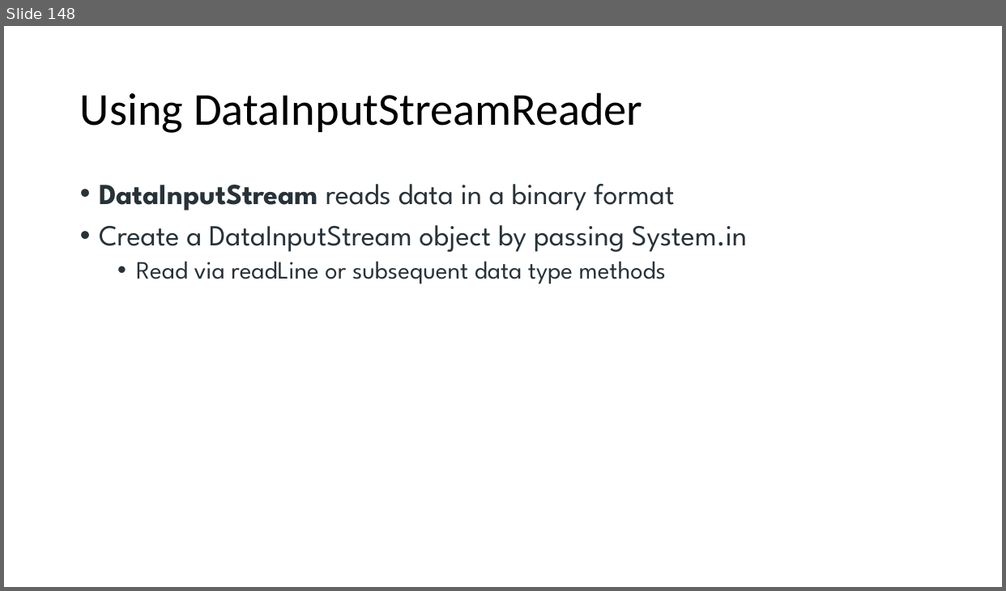
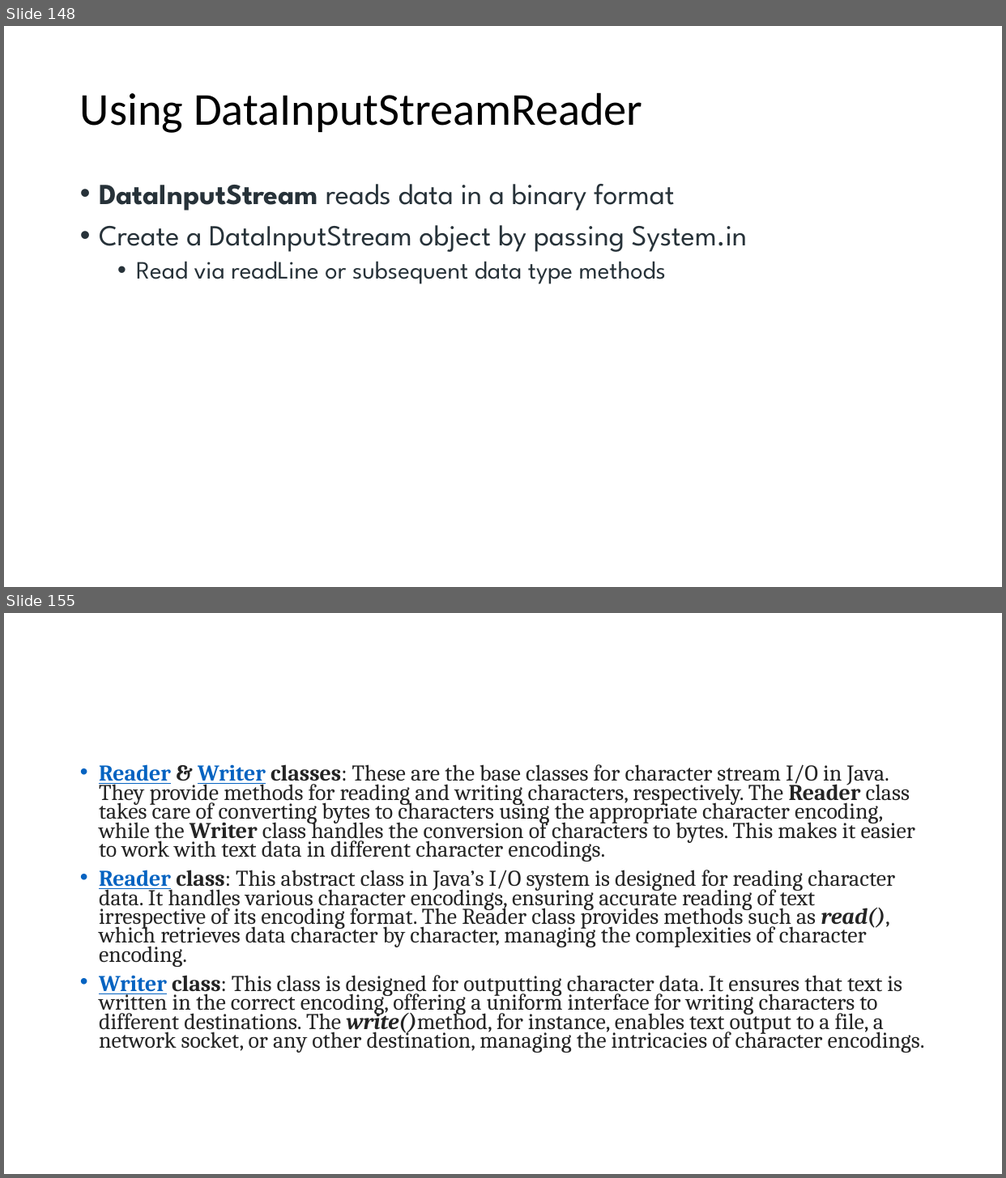
Before and after one commit to maddireddy/Core-Java, a slide deck: Notes/Core_Java.pptx. Shown one above the other, each under a label of ours: slide 148 before the commit, slides 148 and 155 after it; the slides between them are not shown. The pictures are 1006x591 and 1006x1178 pixels, drawn with LibreOffice and Linux fonts; fonts in the diff are those of the drawing. Boxes give left, top, right and bottom in pixels: in the first picture for what was removed or moved away, otherwise in the second. Text is boxed around its words. In the diff, an @@ line names an element or a change of style, - is before the commit and + after.

```diff
--- a/Notes/Core_Java.pptx
+++ b/Notes/Core_Java.pptx
@@ slide 155 added at [4, 613, 1002, 1174], background #FFFFFF @@
@@ text added at [99, 764, 925, 1053], 21.7 pt, text #242424 @@
+• Reader & Writer classes: These are the base classes for character stream I/O in Java. They provide methods for reading and writing characters, respectively. The Reader class takes care of converting bytes to characters using the appropriate character encoding, while the Writer class handles the conversion of characters to bytes. This makes it easier to work with text data in different character encodings.
+• Reader class: This abstract class in Java’s I/O system is designed for reading character data. It handles various character encodings, ensuring accurate reading of text irrespective of its encoding format. The Reader class provides methods such as read(), which retrieves data character by character, managing the complexities of character encoding.
+• Writer class: This class is designed for outputting character data. It ensures that text is written in the correct encoding, offering a uniform interface for writing characters to different destinations. The write()method, for instance, enables text output to a file, a network socket, or any other destination, managing the intricacies of character encodings.
```
Also in this commit, not shown: 30 other slides added, 51 other files.
